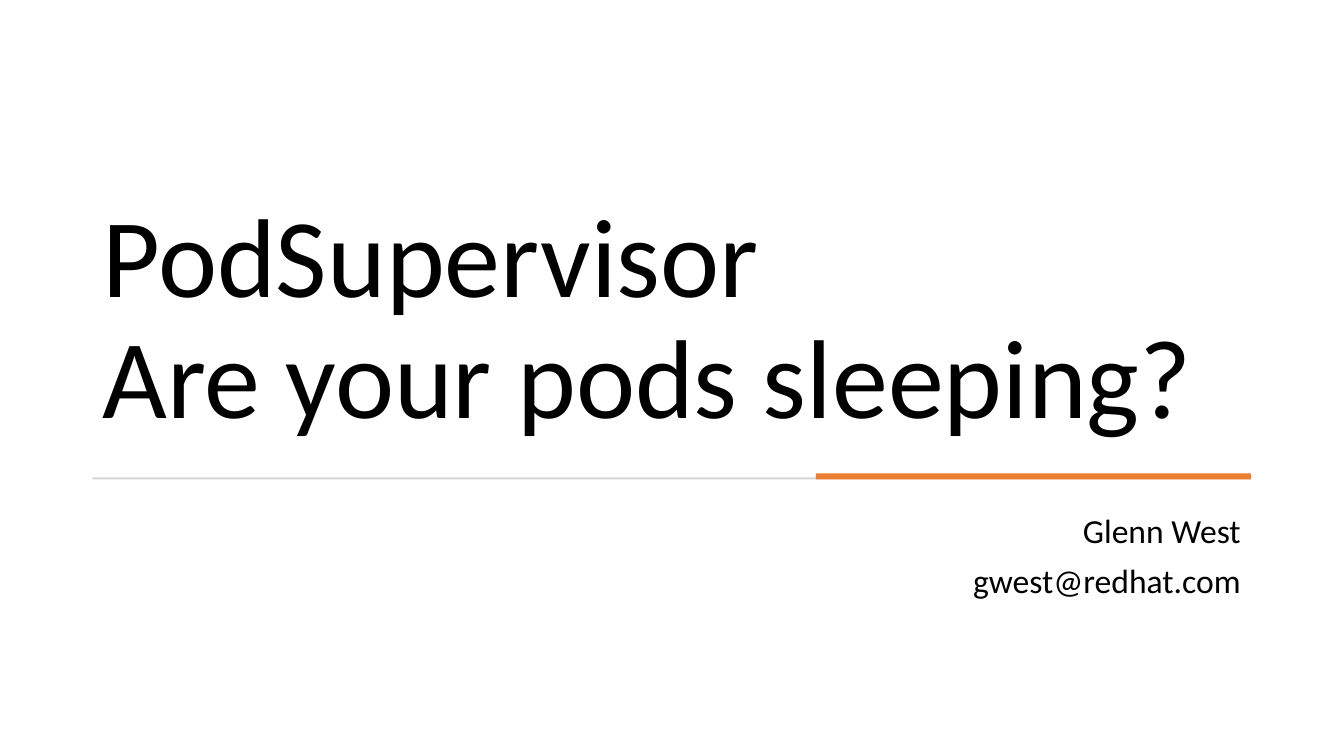
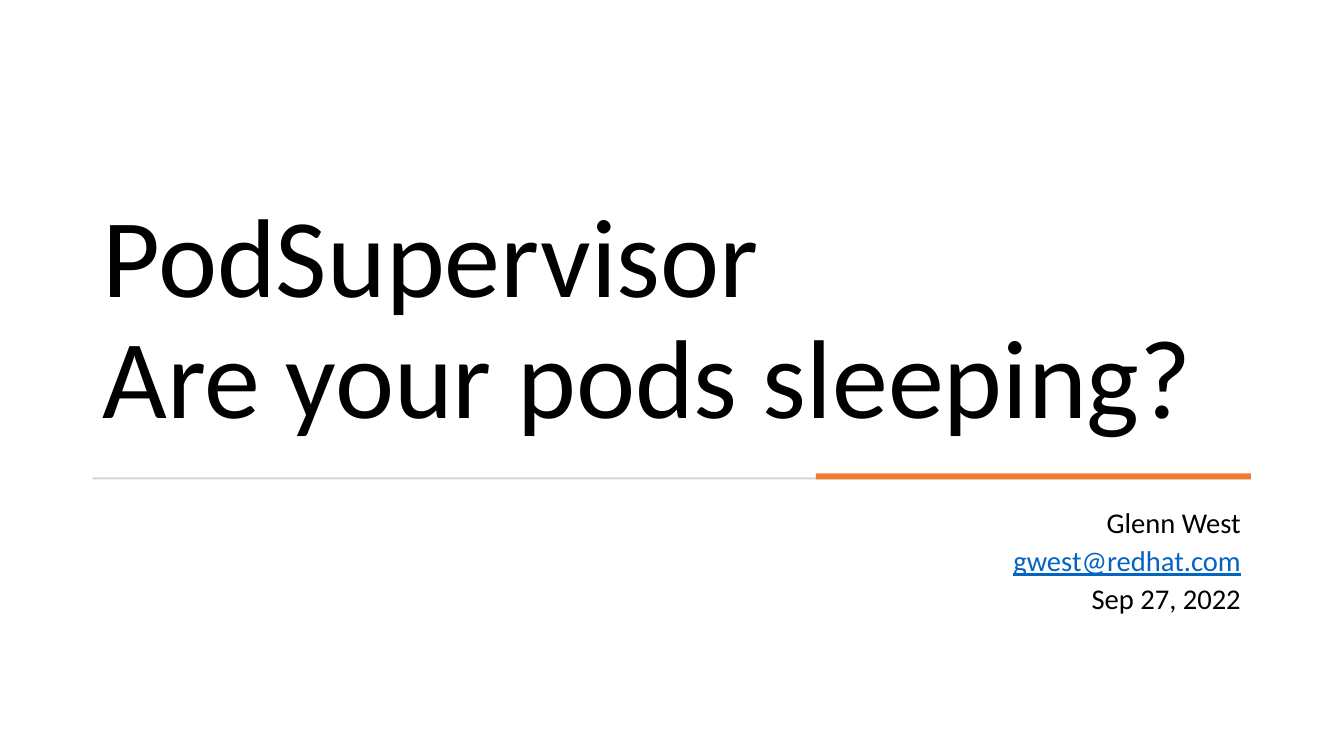
Before and after one commit to RHsyseng/podsupervisor, a slide deck: slide 1 of doc/podsupervisor.pptx. Drawn at 1344x756 pixels with LibreOffice and Linux fonts; fonts in the diff are those of the drawing. Boxes give left, top, right and bottom in pixels: in the first picture for what was removed or moved away, otherwise in the second. Text is boxed around its words. In the diff, an @@ line names an element or a change of style, - is before the commit and + after.

```diff
--- a/doc/podsupervisor.pptx
+++ b/doc/podsupervisor.pptx
@@ subtitle at (1013,513,1241,576): size 24 to 20.4 pt in "Glenn West", "gwest@redhat.com"; text colour #000000 to #0563C1, underline on in "gwest@redhat.com"; line spacing 0.9 to 0.7 @@
@@ subtitle at (1092,590,1241,614): paragraph added @@
+Sep 27, 2022
```
Also in this commit, not shown: 1 other slide changed, 8 other files.
